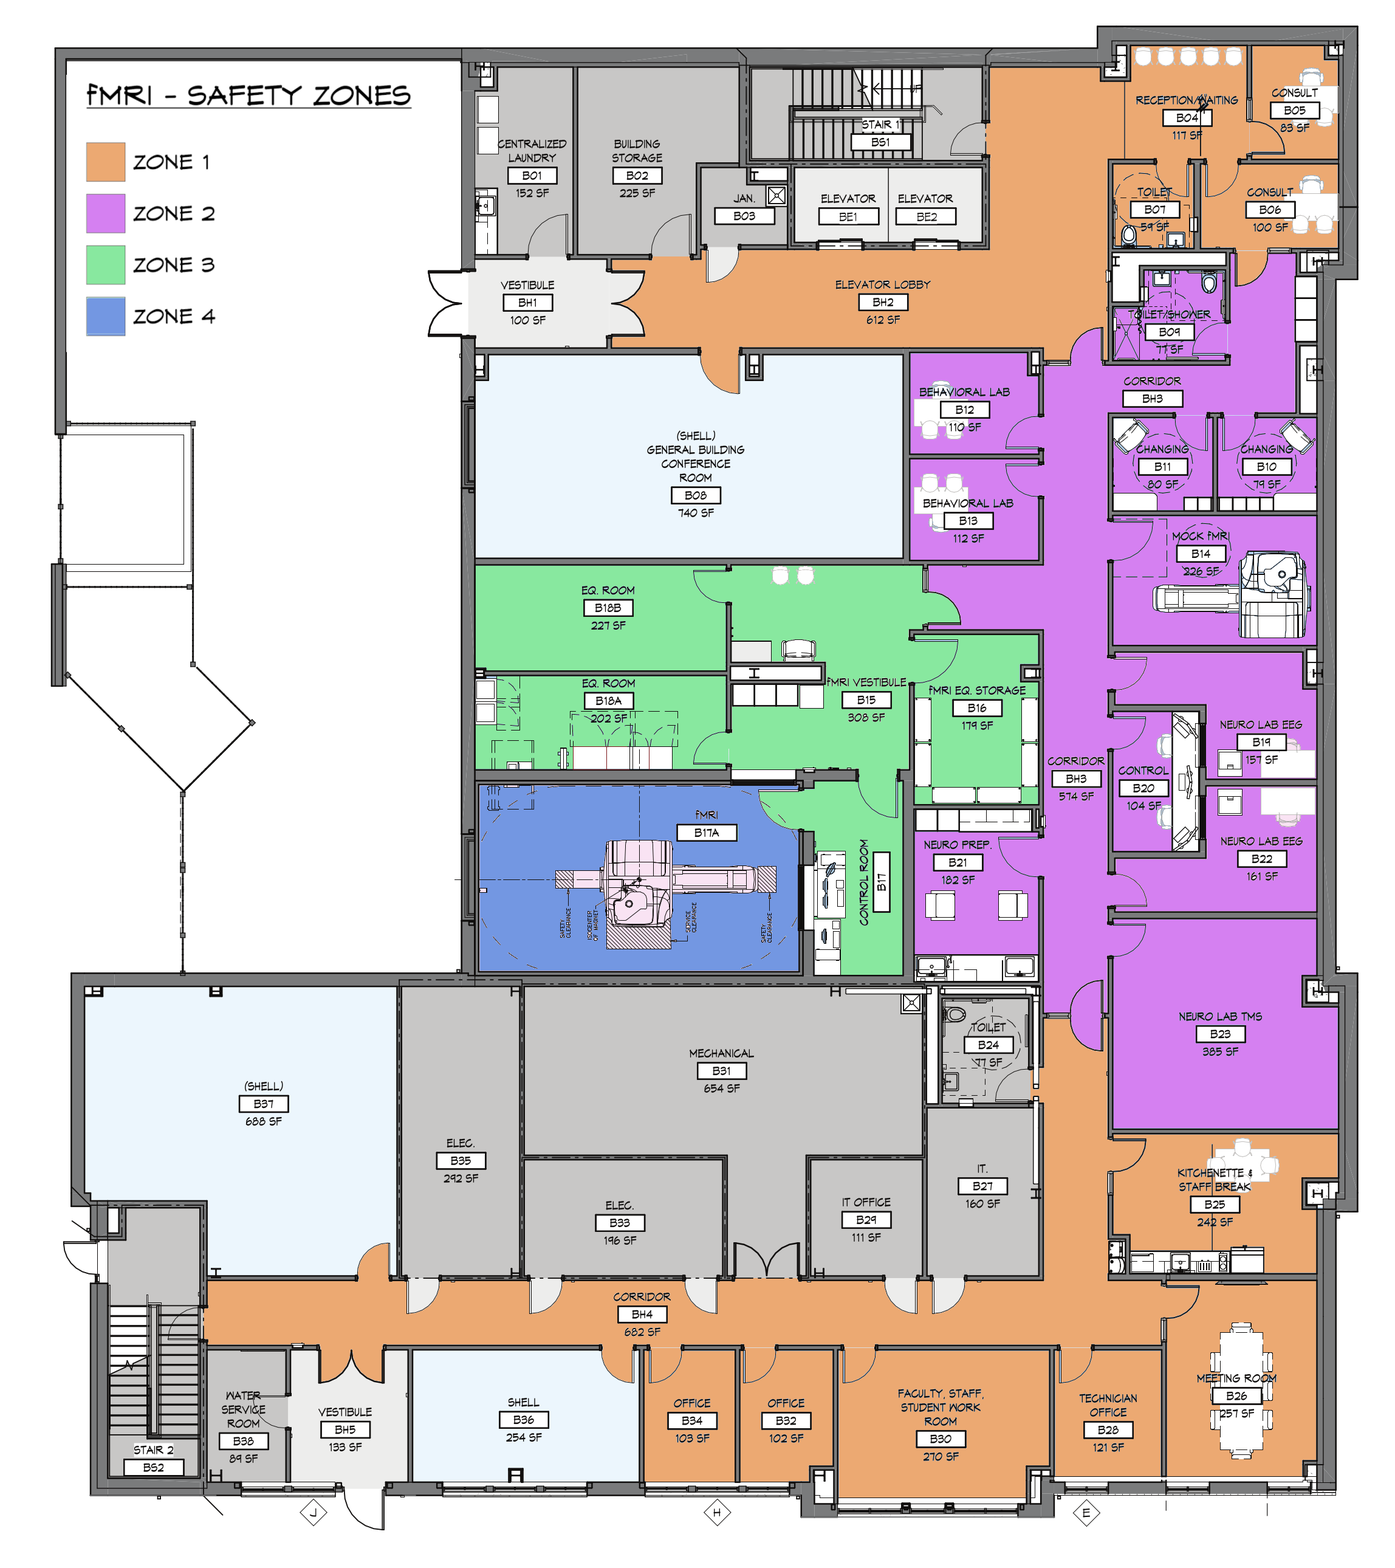
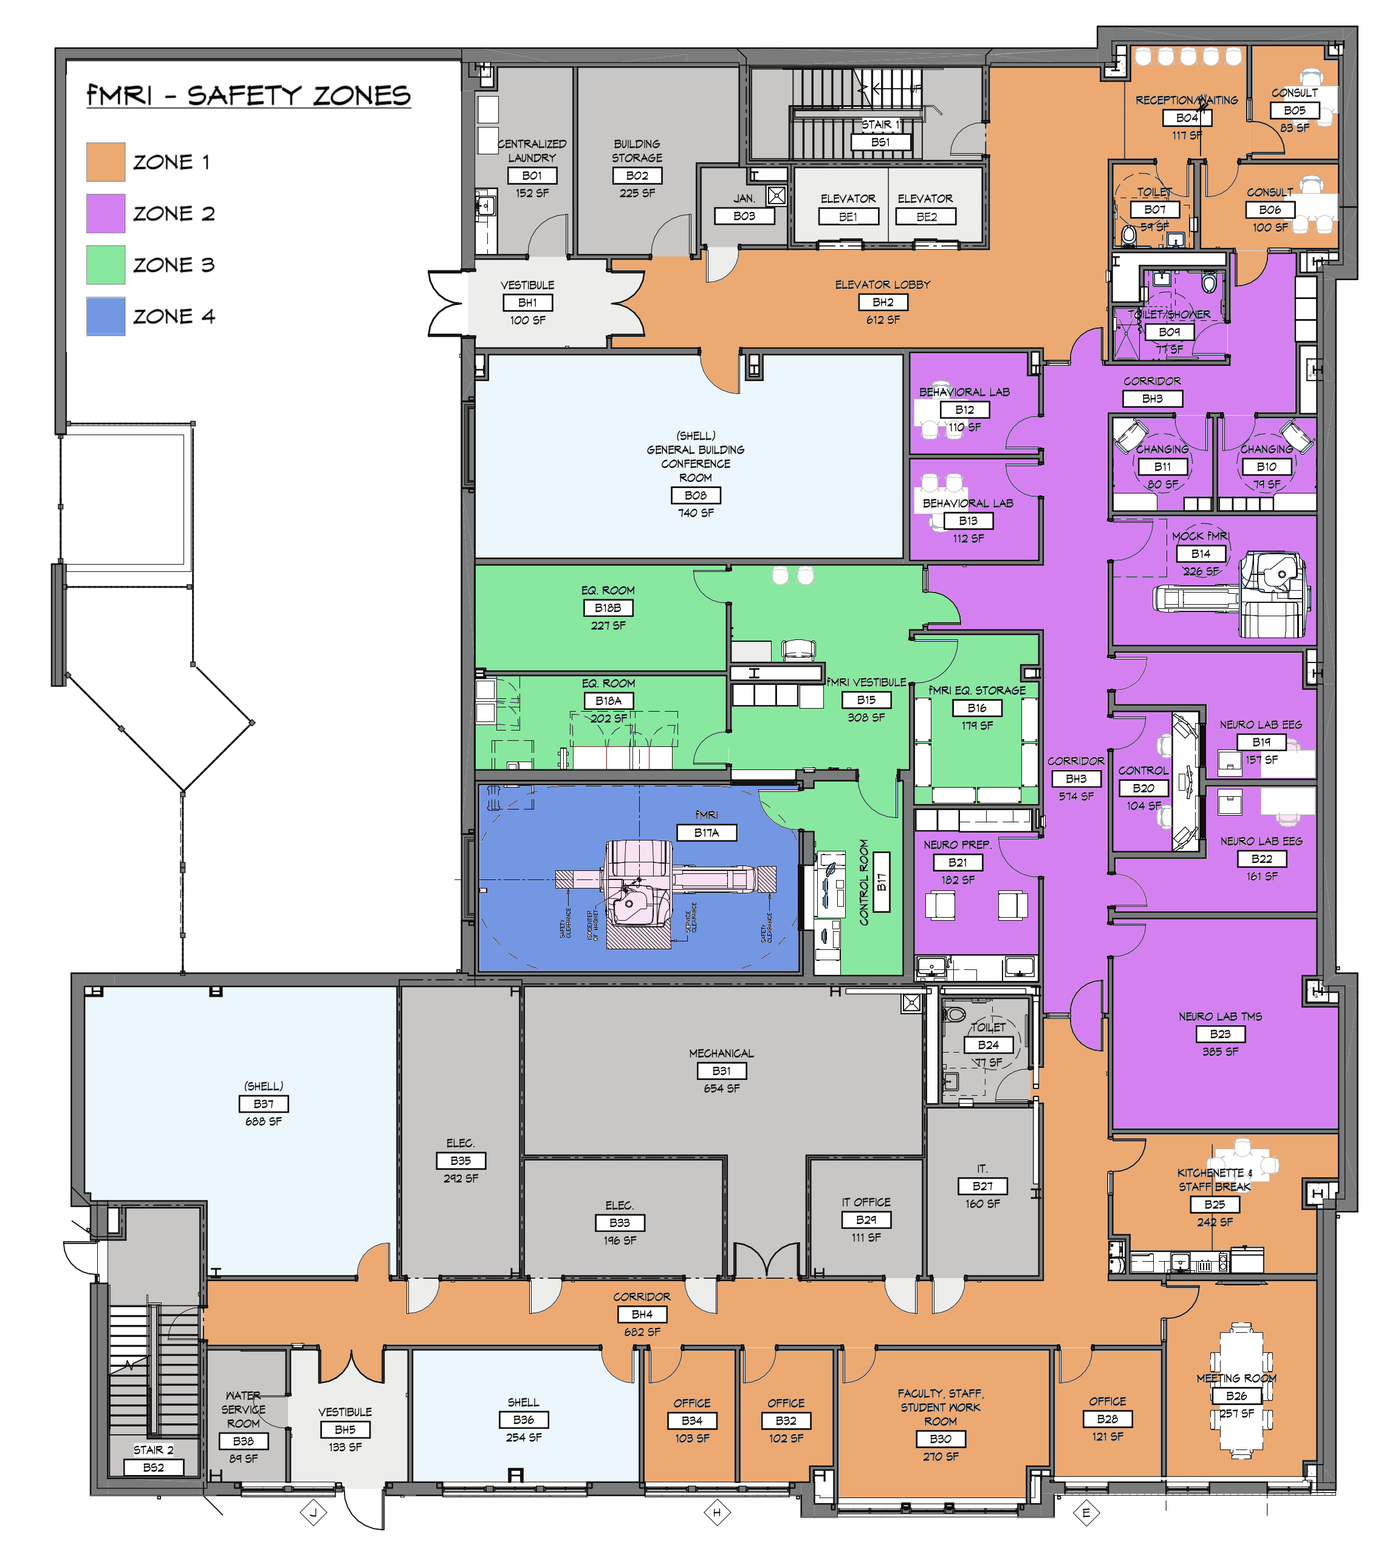
Layered file, before and after one edit (1395x1568). Changes by layer:
added layer "ndhnc_layout.png copy" above "ndhnc_layout.png" over bbox(1079, 1393, 1138, 1444)
painted on "ndhnc_layout.png" over bbox(1079, 1393, 1138, 1452)